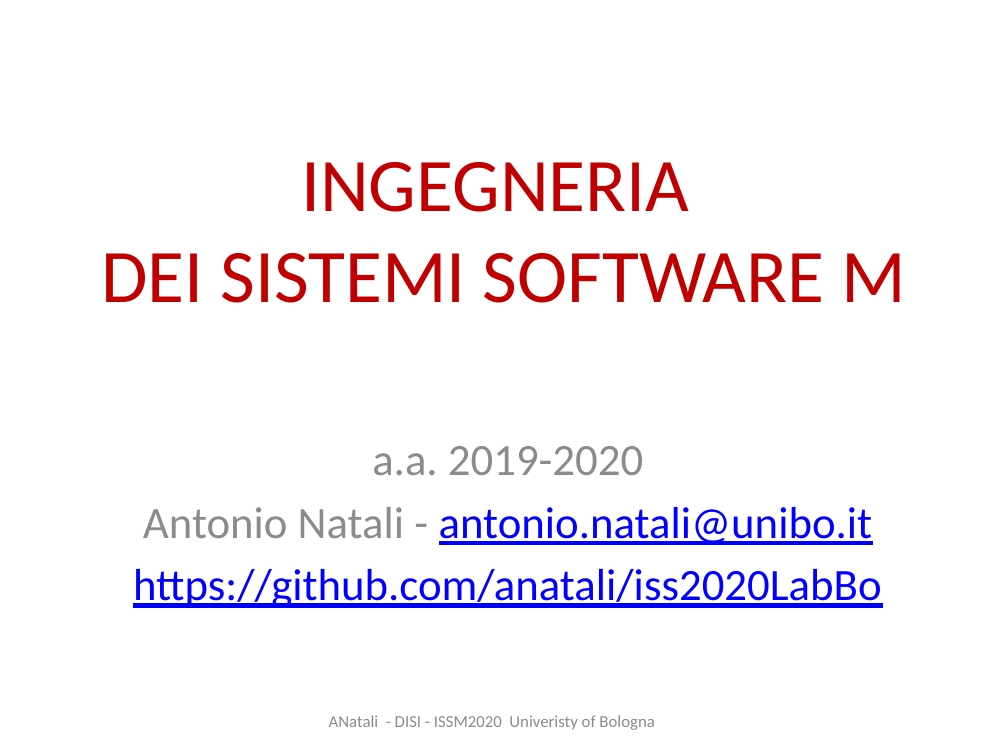
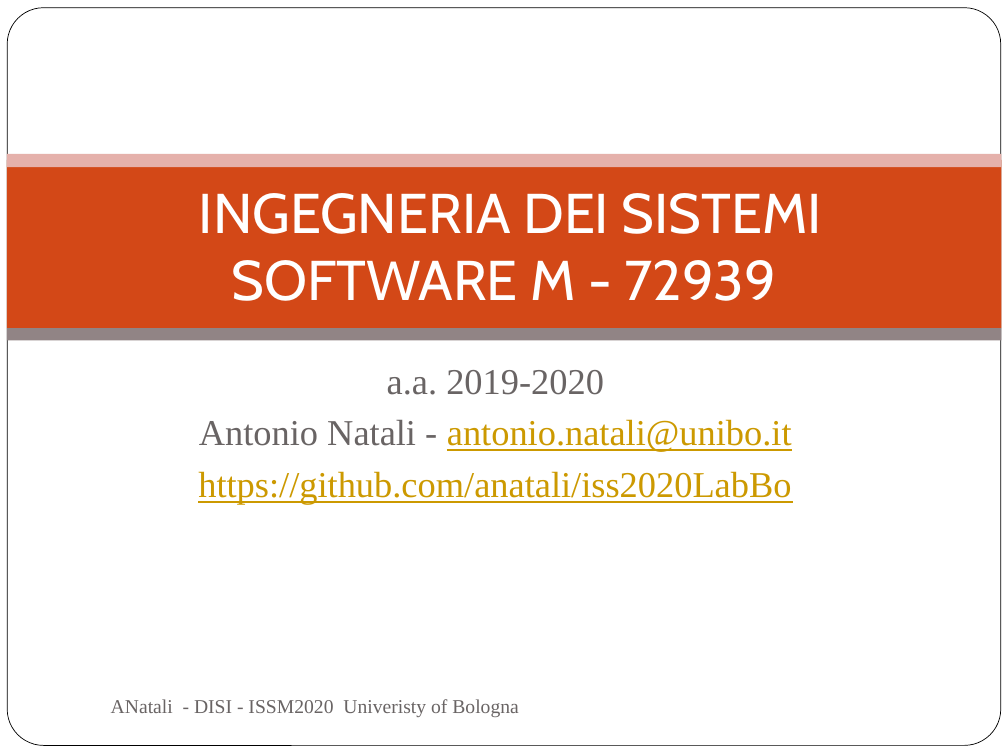
Before and after one commit to anatali/iss2020LabBo, a slide deck: slide 1 of it.unibo.issLabStart/userDocs/ISSM2020.pptx. Drawn at 1008x756 pixels with LibreOffice and Linux fonts; fonts in the diff are those of the drawing; background and template pictures are left out. Boxes give left, top, right and bottom in pixels: in the first picture for what was removed or moved away, otherwise in the second. Text is boxed around its words. In the diff, an @@ line names an element or a change of style, - is before the commit and + after.

```diff
--- a/it.unibo.issLabStart/userDocs/ISSM2020.pptx
+++ b/it.unibo.issLabStart/userDocs/ISSM2020.pptx
@@ rounded rectangle added at [7,8,1001,746], fill #FFFFFF, outline #000000 0.5 pt @@
@@ rectangle added at [7,159,1002,328], fill #D34817 @@
@@ rectangle added at [7,154,1002,167], fill #E6B1AC @@
@@ title at [199,193,822,301]: text changed; size 54 to 40 pt; font Calibri to Cabin; text colour #C00000 to #FFFFFF @@
-INGEGNERIA
-DEI SISTEMI SOFTWARE M
+INGEGNERIA DEI SISTEMI SOFTWARE M - 72939
@@ rectangle added at [7,329,1002,341], fill #918485 @@
@@ subtitle "a.a. 2019-2020": place and size @@
-subtitle "a.a. 2019-2020" at [133,446,882,608]
+subtitle "a.a. 2019-2020" at [198,370,792,504]
@@ subtitle "a.a. 2019-2020" at [198,370,792,504]: size 32 to 26 pt, font Calibri to Times New Roman; text colour #8C8C8C to #696464 in "a.a. 2019-2020", "Antonio Natali -"; text colour #0000FF to #CC9900 in "antonio.natali@unibo.it", "https://github.com/anatali/iss2020LabBo" @@
@@ text "ANatali - DISI - ISSM2020 ...": place and size @@
-text "ANatali - DISI - ISSM2020 ..." at [329,715,654,730]
+text "ANatali - DISI - ISSM2020 ..." at [111,699,518,717]
@@ text "ANatali - DISI - ISSM2020 ..." at [111,699,518,717]: size 12 to 14 pt, font Calibri to Times New Roman, text colour #8C8C8C to #696464; alignment centre to left @@
```
Also in this commit, not shown: 10 other slides changed, 8 slides added, 6 other files.
